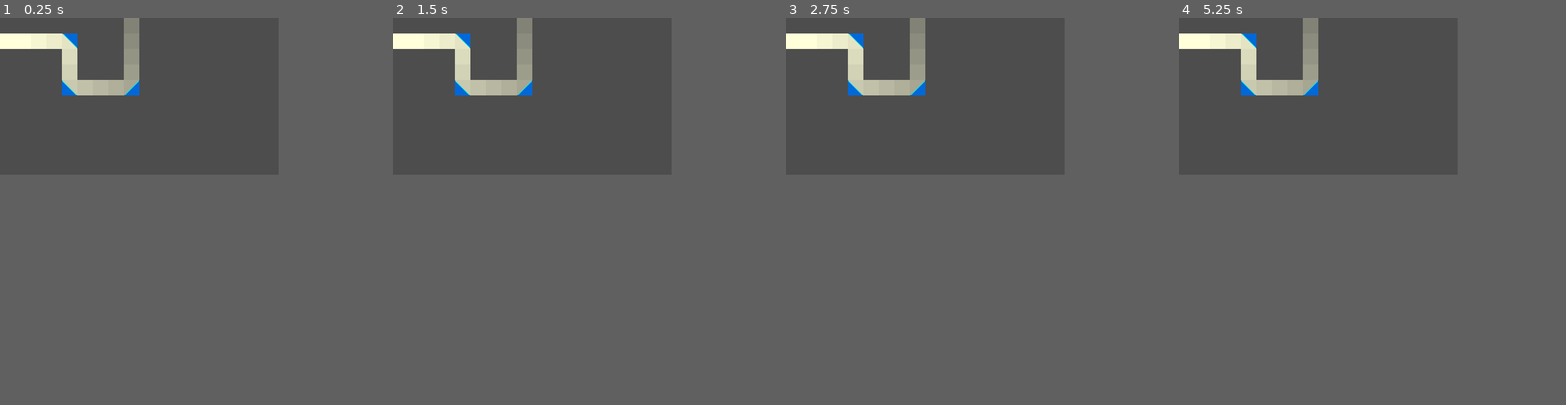
Above: before the commit, frames 1-4 (left to right).
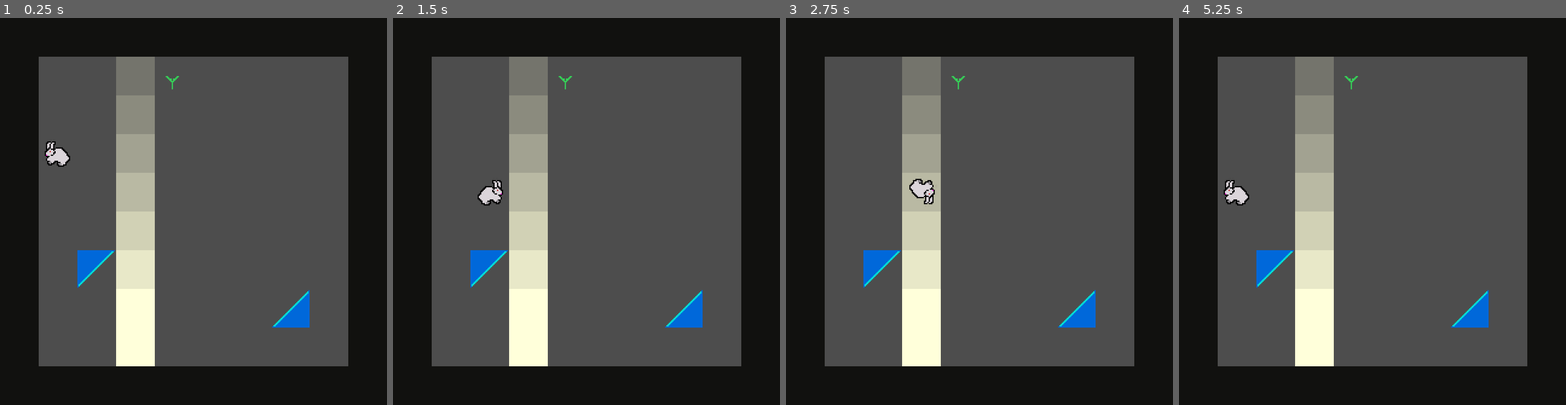
Above: after the commit, the same moments.

Repository: VideoJams/RabbitJam
Game: Godot game, scene res://main.tscn
Same seed, same stepped clock (60 frames per second), same inputs: the game is played once before the commit and once after it.
Inputs:
- Up to frame 1 (0.25 s): no input
- Up to frame 2 (1.5 s): tap Enter at 0.5 s; hold Right (ui_right) 0.53-1.28 s; tap Space at 1.25 s; hold Down (ui_down) from 1.28 s (still down)
- Up to frame 3 (2.75 s): tap Enter at 2 s; release Down (ui_down) at 2.03 s; hold Right (ui_right) from 2.03 s (still down)
- Up to frame 4 (5.25 s): tap Space at 2.75, 4.25 s; release Right (ui_right) at 2.78 s; hold Up (ui_up) 2.78-3.53 s; tap Enter at 3.5 s; hold Left (ui_left) 3.53-5.03 s; hold Down (ui_down) from 5.03 s (still down)
In our replay, the window is 576x324 before the commit and 800x800 after it. These sizes can differ from the game's own. Grey fills any space a smaller window leaves; there, only what the larger window draws over its background counts as a difference.

The runs differ from the first frame. In frame 1, 46% of the frame differs, in the area x 0-100%, y 0-100%; in frame 2, 46%; in frame 3, 46%; in frame 4, 46%.

Commit message:
Added walls, carrot that grows, and rabbit that moves mirrors, dies in light and collects grown carrots

Diff:
--- /dev/null
+++ b/carrot.gd
@@ -0,0 +1,13 @@
+extends Area2D
+
+var collectible = false
+
+@onready var sprite = $AnimatedSprite2D
+
+func _ready() -> void:
+	sprite.set_frame_and_progress(0,0)
+
+func _on_area_entered(area: Area2D) -> void:
+	if (area.is_in_group("light")):
+		sprite.play("grow")
+		collectible = true
--- /dev/null
+++ b/carrot.tscn
@@ -0,0 +1,46 @@
+[gd_scene load_steps=9 format=3 uid="uid://dqoeiudalid3n"]
+
+[ext_resource type="Script" uid="uid://c2p5a4skw2gni" path="res://carrot.gd" id="1_kobi7"]
+[ext_resource type="Texture2D" uid="uid://bp5kkwehlo4ry" path="res://Carrot 1.png" id="2_drq1q"]
+[ext_resource type="Texture2D" uid="uid://02dt758i7wku" path="res://Carrot 2.png" id="3_mgx1p"]
+[ext_resource type="Texture2D" uid="uid://l2308gfktqtw" path="res://Carrot 3.png" id="4_tyvcm"]
+[ext_resource type="Texture2D" uid="uid://icacwdasdwuf" path="res://Carrot 4.png" id="5_unois"]
+[ext_resource type="Texture2D" uid="uid://b40ch8r4djsya" path="res://Carrot 5.png" id="6_6n2yb"]
+
+[sub_resource type="CircleShape2D" id="CircleShape2D_gxif5"]
+radius = 15.0
+
+[sub_resource type="SpriteFrames" id="SpriteFrames_mebkr"]
+animations = [{
+"frames": [{
+"duration": 1.0,
+"texture": ExtResource("2_drq1q")
+}, {
+"duration": 1.0,
+"texture": ExtResource("3_mgx1p")
+}, {
+"duration": 1.0,
+"texture": ExtResource("4_tyvcm")
+}, {
+"duration": 1.0,
+"texture": ExtResource("5_unois")
+}, {
+"duration": 1.0,
+"texture": ExtResource("6_6n2yb")
+}],
+"loop": false,
+"name": &"grow",
+"speed": 5.0
+}]
+
+[node name="carrot" type="Area2D" groups=["carrot"]]
+script = ExtResource("1_kobi7")
+
+[node name="CollisionShape2D" type="CollisionShape2D" parent="."]
+shape = SubResource("CircleShape2D_gxif5")
+
+[node name="AnimatedSprite2D" type="AnimatedSprite2D" parent="."]
+sprite_frames = SubResource("SpriteFrames_mebkr")
+animation = &"grow"
+
+[connection signal="area_entered" from="." to="." method="_on_area_entered"]
--- a/level.gd
+++ b/level.gd
@@ -1,18 +1,75 @@
 extends Node2D
 
+@onready var wall_scene = load("res://wall.tscn")
 @onready var mirror_scene = load("res://mirror.tscn")
+@onready var carrot_scene = load("res://carrot.tscn")
+@onready var rabbit_scene = load("res://rabbit.tscn")
+@onready var light_scene = load("res://light.tscn")
+
+var light_direction = Vector2.UP
+var light_reduction = 0.33
+var level = 1
 
 func _ready() -> void:
+	level_one()
+
+func level_one() -> void:
+	##Create walls
+	create_walls(10, 10)
+
+	##Create light
+	var light = light_scene.instantiate()
+	light.global_position = Vector2(112.0, 272.0)
+	light.direction = light_direction
+	light.reduction = light_reduction
+	add_child(light)
+
+	##Create mirrors
+	create_mirror(Vector2(80.0, 208.0), "SE")
+	create_mirror(Vector2(240.0, 240.0), "NW")
+
+	##Create carrot
+	var carrot = carrot_scene.instantiate()
+	carrot.global_position = Vector2(144.0, 48.0)
+	add_child(carrot)
+
+	##Create rabbit
+	var rabbit = rabbit_scene.instantiate()
+	rabbit.global_position = Vector2(48.0, 112.0)
+	rabbit.connect("dead", reset_level)
+	add_child(rabbit)
+
+func create_walls(width: int, height: int) -> void:
+	var start_pos = Vector2(16, 16)
+	var step = 32
+	for y in range(height):
+		for x in range(width):
+			var is_border = (x == 0 or y == 0 or x == width - 1 or y == height - 1)
+			if is_border:
+				var wall = wall_scene.instantiate()
+				wall.global_position = start_pos + Vector2(x * step, y * step)
+				add_child(wall)
+
+func create_mirror(pos: Vector2, facing: String):
 	var mirror = mirror_scene.instantiate()
-	mirror.global_position = Vector2(144.0, 48.0)
-	mirror.set_facing("SW")
+	mirror.global_position = pos
+	if facing:
+		mirror.set_facing(facing)
+	mirror.connect("moved", update_light)
 	add_child(mirror)
 
-	var mirror2 = mirror_scene.instantiate()
-	mirror2.global_position = Vector2(144.0, 144.0)
-	add_child(mirror2)
+func reset_level():
+	await get_tree().create_timer(1.0).timeout
+	for child in get_children():
+		child.queue_free()
+	level_one()
 
-	var mirror3 = mirror_scene.instantiate()
-	mirror3.global_position = Vector2(272.0, 144.0)
-	mirror3.set_facing("NW")
-	add_child(mirror3)
+func update_light() -> void:
+	for child in get_children():
+		if child.is_in_group("light"):
+			var loc = child.global_position
+			child.queue_free()
+			var new_light = light_scene.instantiate()
+			new_light.global_position = loc
+			new_light.direction = light_direction
+			add_child(new_light)
--- a/light.gd
+++ b/light.gd
@@ -2,17 +2,19 @@
 
 var direction = Vector2.RIGHT
 var parents = 0
-
-
+var reduction = 0.13
 
 @onready var sprite = $Sprite2D
 
 func _ready() -> void:
 	await get_tree().process_frame
-	var mirror = touching_mirror()
-	if (mirror):
-		update_direction(mirror)
-	var still_visible = sprite.modulate.a > 0
+	var touching = get_touching()
+	if (touching):
+		if touching.is_in_group("mirror"):
+			update_direction(touching)
+		if touching.is_in_group("wall"):
+			queue_free()
+	var still_visible = sprite.modulate.a > 0.1
 	if (still_visible):
 		#Create a new light instance while light has not faded out
 		var light_scene = load("res://light.tscn")
@@ -22,18 +24,22 @@
 		light_instance.direction = direction
 		light_instance.update_position()
 		for parent in parents:
-			light_instance.reduce_opacity(0.05)
+			light_instance.reduce_opacity(reduction)
 
 #func touching_mirror() -> Area2D:
 	#for area in get_overlapping_areas():
 		#if area.is_in_group("mirror"):
 			#return area
 	#return null
-func touching_mirror() -> Area2D:
+func get_touching() -> Area2D:
 	for mirror in get_tree().get_nodes_in_group("mirror"):
 		var delta = mirror.global_position - global_position
 		if abs(delta.x) < 16 and abs(delta.y) < 16:
 			return mirror
+	for wall in get_tree().get_nodes_in_group("wall"):
+		var delta = wall.global_position - global_position
+		if abs(delta.x) < 16 and abs(delta.y) < 16:
+			return wall
 	return null
 
 func update_direction(mirror: Area2D) -> void:
--- a/light.tscn
+++ b/light.tscn
@@ -6,7 +6,7 @@
 [sub_resource type="RectangleShape2D" id="RectangleShape2D_njlvs"]
 size = Vector2(31, 31)
 
-[node name="light" type="Area2D"]
+[node name="light" type="Area2D" groups=["light"]]
 script = ExtResource("1_we4ua")
 
 [node name="CollisionShape2D" type="CollisionShape2D" parent="."]
--- a/main.tscn
+++ b/main.tscn
@@ -1,18 +1,8 @@
-[gd_scene load_steps=4 format=3 uid="uid://dqegdguy13alp"]
+[gd_scene load_steps=2 format=3 uid="uid://dqegdguy13alp"]
 
 [ext_resource type="Script" uid="uid://bpjvlv2ik5kt8" path="res://level.gd" id="1_h2yge"]
-[ext_resource type="PackedScene" uid="uid://br4mmf16bvjhl" path="res://light.tscn" id="1_ig7tw"]
-
-[sub_resource type="TileSet" id="TileSet_7dm0k"]
-tile_size = Vector2i(32, 32)
 
 [node name="Main" type="Node2D"]
 
 [node name="Level" type="Node2D" parent="."]
 script = ExtResource("1_h2yge")
-
-[node name="TileMapLayer" type="TileMapLayer" parent="Level"]
-tile_set = SubResource("TileSet_7dm0k")
-
-[node name="light" parent="Level" instance=ExtResource("1_ig7tw")]
-position = Vector2(16, 48)
--- a/mirror.gd
+++ b/mirror.gd
@@ -1,6 +1,7 @@
 extends Area2D
 
 var facing = "NE"
+signal moved
 
 func set_facing(direction: String) -> void:
 	facing = direction
@@ -12,3 +13,17 @@
 		rotation = PI
 	elif facing == "NW":
 		rotation = (3*PI)/2
+
+func move(direction: Vector2):
+	if !get_area(direction):
+		global_position += direction*32
+		emit_signal("moved")
+
+func get_area(direction: Vector2) -> Area2D:
+	var target_pos = global_position + direction * 32
+
+	for area in get_tree().get_nodes_in_group("wall") + get_tree().get_nodes_in_group("mirror"):
+		if area.global_position == target_pos:
+			return area
+
+	return null
--- a/mirror.tscn
+++ b/mirror.tscn
@@ -7,6 +7,7 @@
 size = Vector2(31, 31)
 
 [node name="mirror" type="Area2D" groups=["mirror"]]
+top_level = true
 script = ExtResource("1_nk6sm")
 
 [node name="Sprite2D" type="Sprite2D" parent="."]
--- a/project.godot
+++ b/project.godot
@@ -17,8 +17,9 @@
 
 [display]
 
-window/size/viewport_width=576
-window/size/viewport_height=324
+window/size/viewport_width=640
+window/size/viewport_height=640
+window/stretch/scale=2.0
 
 [rendering]
 
--- /dev/null
+++ b/rabbit.gd
@@ -0,0 +1,59 @@
+extends Area2D
+
+var facing_left = true
+var alive = true
+signal dead
+
+@onready var sprite = $Sprite2D
+
+func _process(delta: float) -> void:
+	if alive:
+		if Input.is_action_just_pressed("ui_up"):
+			handle_move(Vector2.UP)
+		elif Input.is_action_just_pressed("ui_right"):
+			handle_move(Vector2.RIGHT)
+		elif Input.is_action_just_pressed("ui_down"):
+			handle_move(Vector2.DOWN)
+		elif Input.is_action_just_pressed("ui_left"):
+			handle_move(Vector2.LEFT)
+
+func handle_move(direction: Vector2):
+	var check_area = get_area(direction)
+	if !check_area:
+		move(direction)
+	elif check_area.is_in_group("mirror"):
+		check_area.move(direction)
+	elif check_area.is_in_group("carrot"):
+		move(direction)
+		if check_area.collectible:
+			if alive:
+				check_area.queue_free()
+				print("WIN")
+	elif check_area.is_in_group("wall"):
+		pass
+
+func get_area(direction: Vector2) -> Area2D:
+	var target_pos = global_position + direction * 32
+
+	for area in get_tree().get_nodes_in_group("mirror") + get_tree().get_nodes_in_group("carrot") + get_tree().get_nodes_in_group("wall"):
+		if area.global_position == target_pos:
+			return area
+
+	return null
+
+func move(direction: Vector2):
+	if direction == Vector2.LEFT:
+		if !facing_left:
+			facing_left = true
+			sprite.flip_h = false
+	elif direction == Vector2.RIGHT:
+		if facing_left:
+			facing_left = false
+			sprite.flip_h = true
+	global_position += direction*32
+	for area in get_tree().get_nodes_in_group("light"):
+		if area.global_position == global_position:
+			if alive:
+				alive = false
+				sprite.flip_v = true
+				emit_signal("dead")
--- /dev/null
+++ b/rabbit.tscn
@@ -0,0 +1,17 @@
+[gd_scene load_steps=4 format=3 uid="uid://bsty5l4hcekbg"]
+
+[ext_resource type="Texture2D" uid="uid://x5ijq0airyx7" path="res://Rabbit.png" id="1_eqa7p"]
+[ext_resource type="Script" uid="uid://c6qmhkn07q2ir" path="res://rabbit.gd" id="1_msxim"]
+
+[sub_resource type="CircleShape2D" id="CircleShape2D_msxim"]
+radius = 12.0
+
+[node name="rabbit" type="Area2D"]
+top_level = true
+script = ExtResource("1_msxim")
+
+[node name="Sprite2D" type="Sprite2D" parent="."]
+texture = ExtResource("1_eqa7p")
+
+[node name="CollisionShape2D" type="CollisionShape2D" parent="."]
+shape = SubResource("CircleShape2D_msxim")
--- /dev/null
+++ b/wall.tscn
@@ -0,0 +1,15 @@
+[gd_scene load_steps=3 format=3 uid="uid://dto8tdo7iv35t"]
+
+[ext_resource type="Texture2D" uid="uid://cy6f4opp45n76" path="res://Light.png" id="1_xxgf6"]
+
+[sub_resource type="RectangleShape2D" id="RectangleShape2D_y4f30"]
+size = Vector2(31, 31)
+
+[node name="wall" type="Area2D" groups=["wall"]]
+
+[node name="CollisionShape2D" type="CollisionShape2D" parent="."]
+shape = SubResource("RectangleShape2D_y4f30")
+
+[node name="Sprite2D" type="Sprite2D" parent="."]
+modulate = Color(0.06879827, 0.06879828, 0.06879828, 1)
+texture = ExtResource("1_xxgf6")
Binary file added: Carrot 1.png
Not shown, added: Carrot 1.png.import
Binary file added: Carrot 2.png
Not shown, added: Carrot 2.png.import
Binary file added: Carrot 3.png
Not shown, added: Carrot 3.png.import
Binary file added: Carrot 4.png
Not shown, added: Carrot 4.png.import
Binary file added: Carrot 5.png
Not shown, added: Carrot 5.png.import
Binary file added: Rabbit.png
Not shown, added: Rabbit.png.import
(and 2 more such lines)
